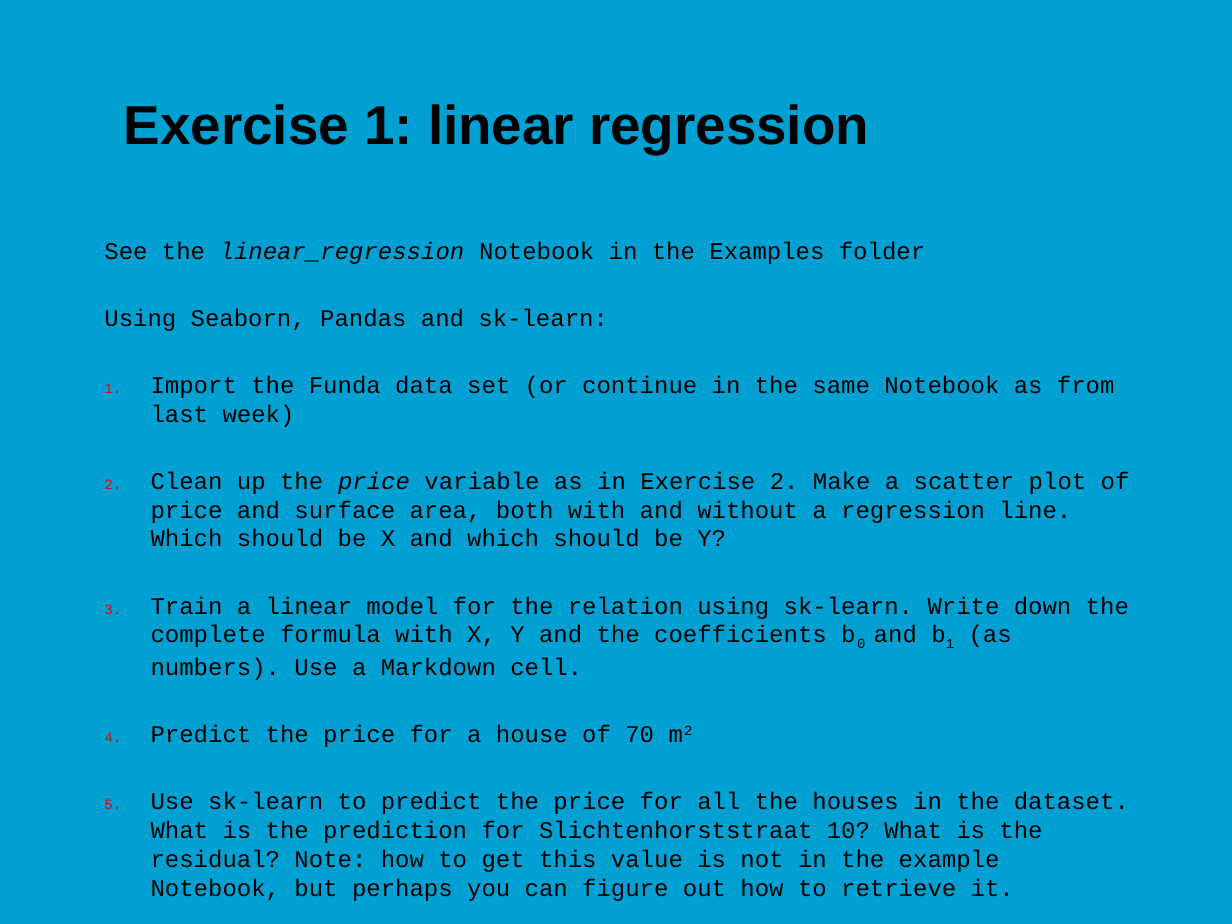
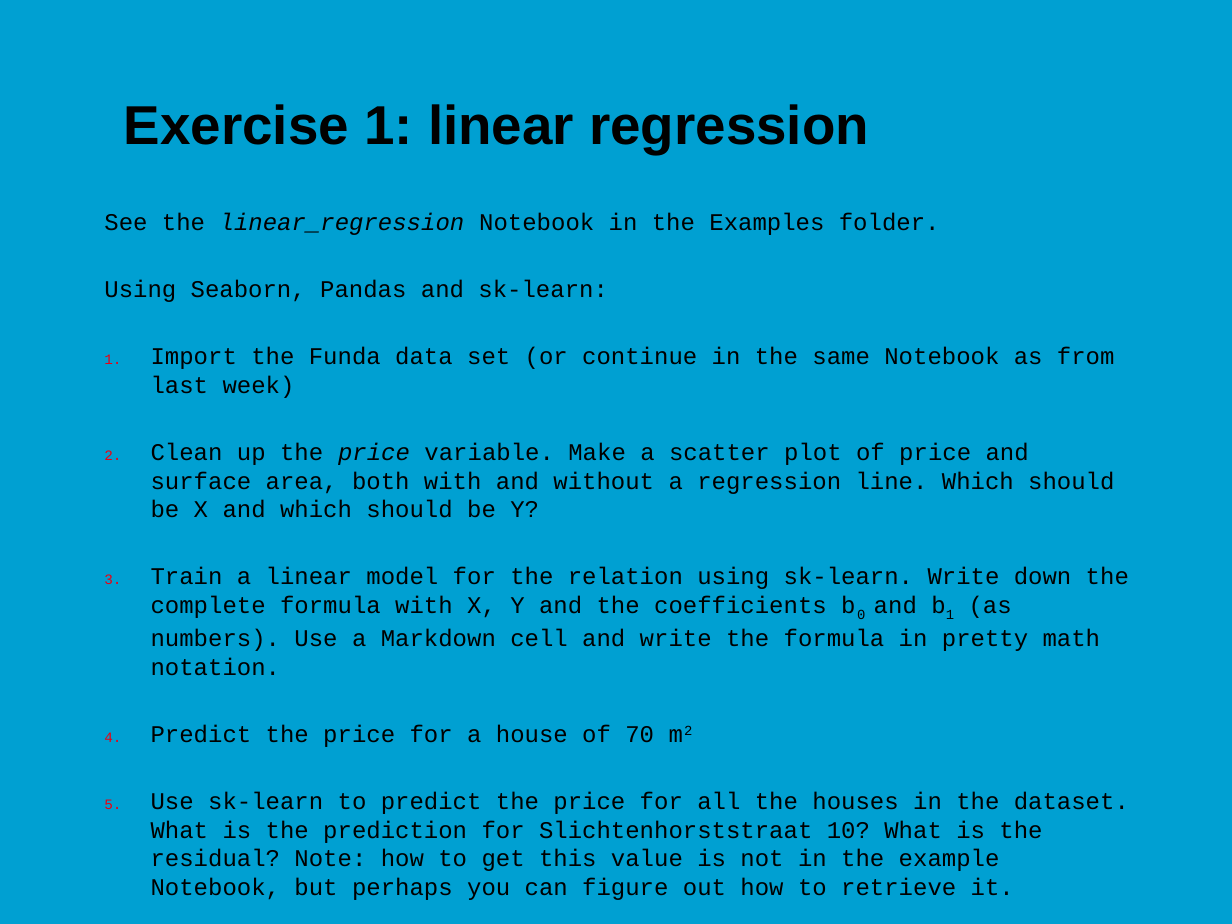
Before and after one commit to jonasmoons/data-driven-learning, a slide deck: slide 11 of slides/Week 3 - linear regression.pptx (slide 10 before the commit). Drawn at 1232x924 pixels with LibreOffice and Linux fonts; fonts in the diff are those of the drawing; background and template pictures are left out. Boxes give left, top, right and bottom in pixels: in the first picture for what was removed or moved away, otherwise in the second. Text is boxed around its words. In the diff, an @@ line names an element or a change of style, - is before the commit and + after.

```diff
--- a/slides/Week 3 - linear regression.pptx
+++ b/slides/Week 3 - linear regression.pptx
@@ text "See the linear_regression Notebook in ...": place and size @@
-text "See the linear_regression Notebook in ..." at <box>104,241,1130,901</box>
+text "See the linear_regression Notebook in ..." at <box>104,212,1129,900</box>
@@ text at <box>104,212,940,235</box>: text changed @@
-See the linear_regression Notebook in the Examples folder
+See the linear_regression Notebook in the Examples folder.
@@ text at <box>151,442,1129,676</box>: text changed @@
-2. Clean up the price variable as in Exercise 2. Make a scatter plot of price and surface area, both with and without a regression line. Which should be X and which should be Y?
-3. Train a linear model for the relation using sk-learn. Write down the complete formula with X, Y and the coefficients b0 and b1 (as numbers). Use a Markdown cell.
+2. Clean up the price variable. Make a scatter plot of price and surface area, both with and without a regression line. Which should be X and which should be Y?
+3. Train a linear model for the relation using sk-learn. Write down the complete formula with X, Y and the coefficients b0 and b1 (as numbers). Use a Markdown cell and write the formula in pretty math notation.
```
Also in this commit, not shown: 4 other slides changed, 2 slides added, 1 slide removed, 1 other file.
